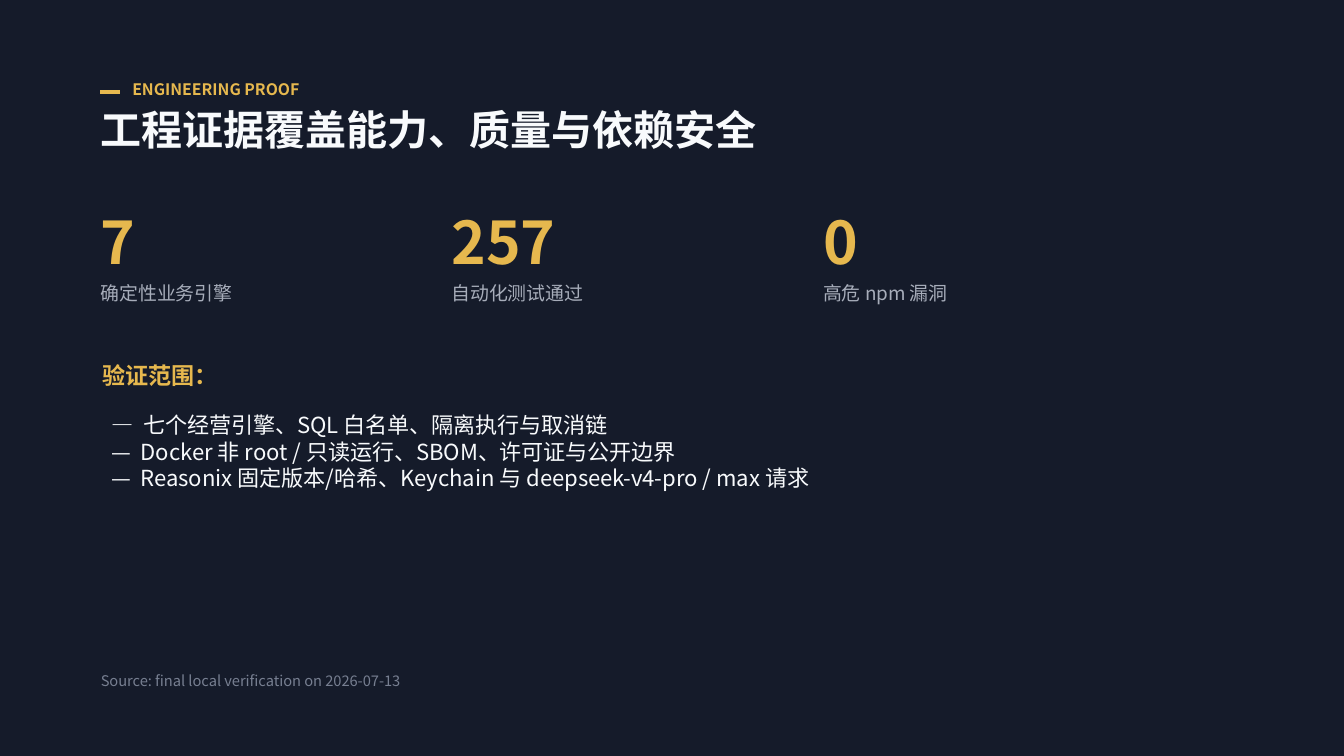
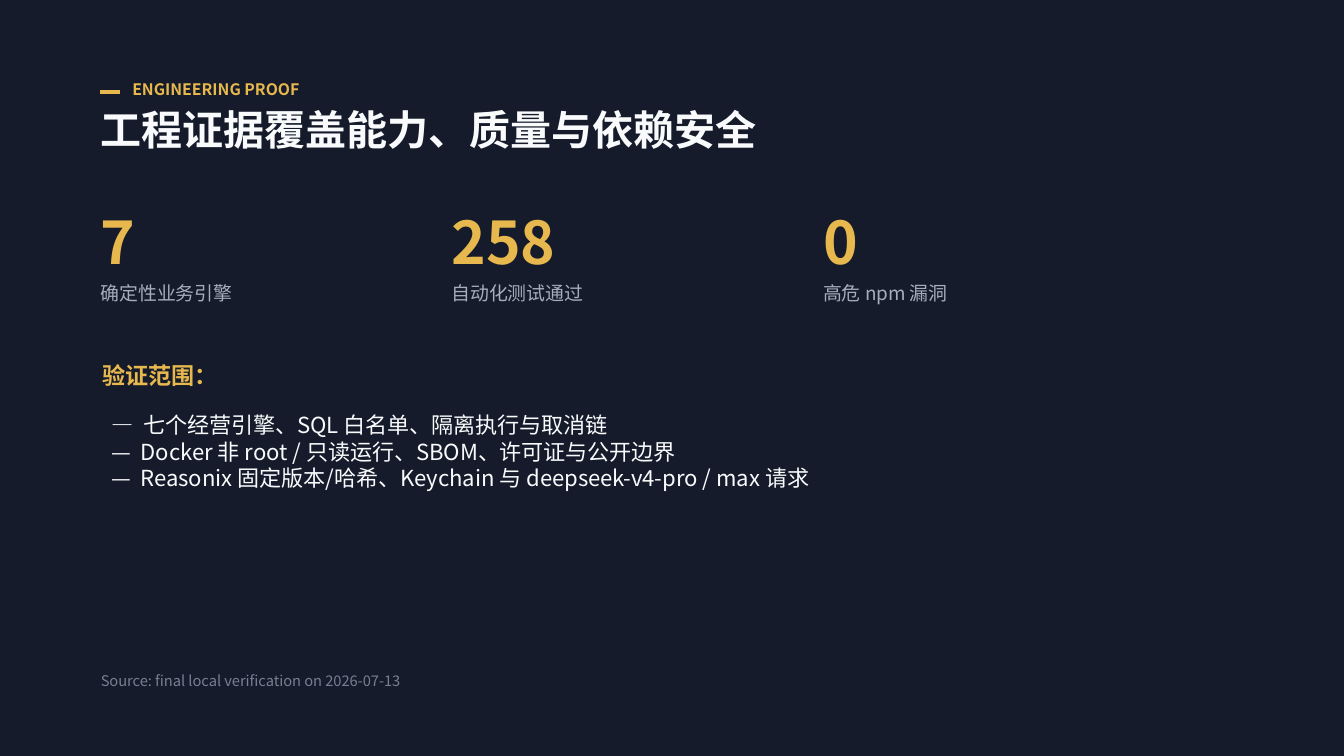
Before and after one commit to eric-stone-plus/COFORGE, a slide deck: slide 5 of assets/COFORGE-Company-Pitch.pptx. Drawn at 1344x756 pixels with LibreOffice and Linux fonts; fonts in the diff are those of the drawing. Boxes give left, top, right and bottom in pixels: in the first picture for what was removed or moved away, otherwise in the second. Text is boxed around its words. In the diff, an @@ line names an element or a change of style, - is before the commit and + after.

```diff
--- a/assets/COFORGE-Company-Pitch.pptx
+++ b/assets/COFORGE-Company-Pitch.pptx
@@ text at box(451, 219, 555, 265): text changed @@
-257
+258
```
Also in this commit, not shown: 4 other files.
